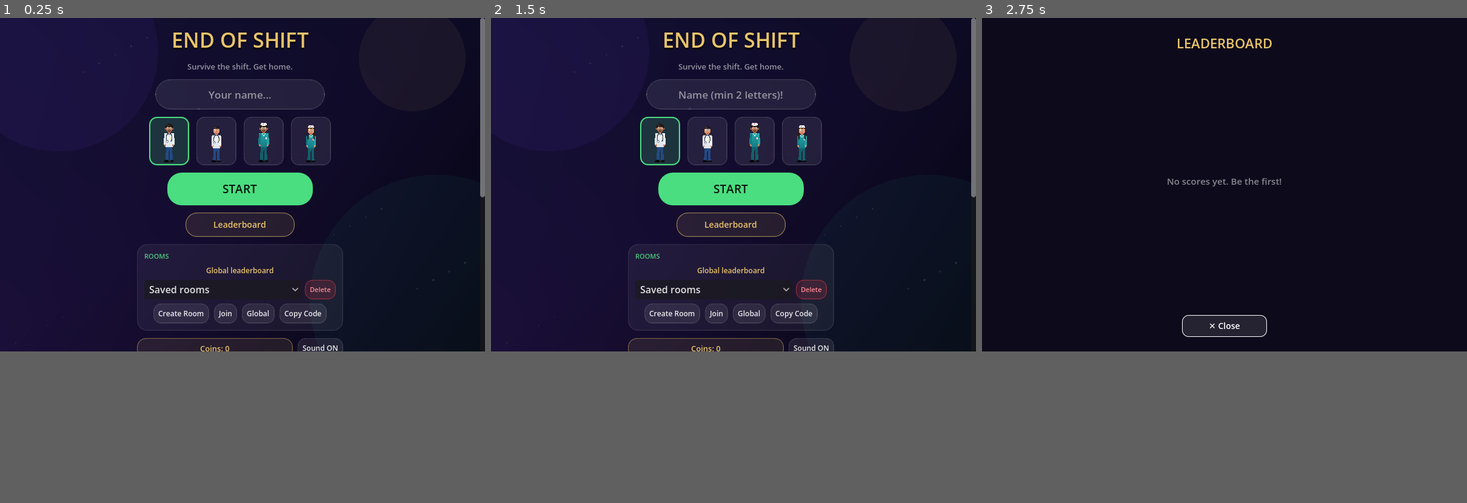
Above: before the commit, frames 1-3 (left to right).
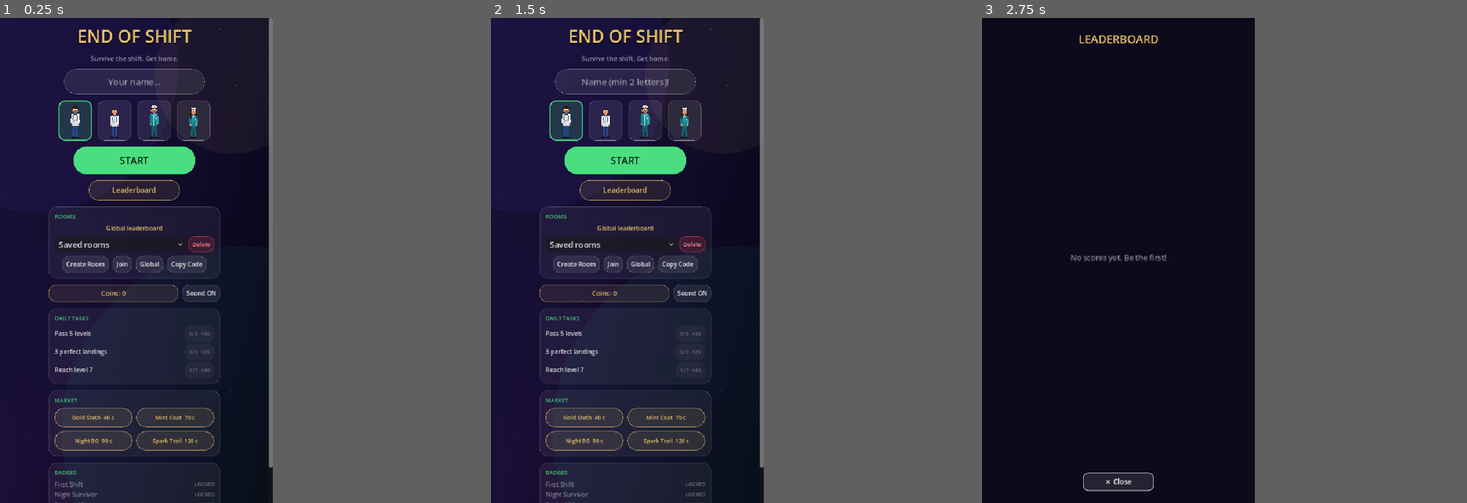
Above: after the commit, the same moments.

Repository: dribrahimyilmaz-sketch/end-of-shift-
Game: Godot game, scene res://scenes/Main.tscn
Two runs of this game, one before a commit and one after it. Both use one fixed random seed, a clock stepped at 60 frames per second and the inputs below.
Inputs:
- Up to frame 1 (0.25 s): no input
- Up to frame 2 (1.5 s): click "START" at 0.5 s; click "START" at 1.25 s
- Up to frame 3 (2.75 s): click "Leaderboard" at 2 s
In our replay, the window is 800x550 before the commit and 450x800 after it. These sizes can differ from the game's own. Grey fills any space a smaller window leaves; there, only what the larger window draws over its background counts as a difference.

The runs differ from the first frame. In frame 1, 17% of the frame differs, in the area x 9-100%, y 0-100%; in frame 2, 17%; in frame 3, 2.0%.

Commit message:
Portrait orientation + tighter zoom for one-handed mobile play
- Base viewport 540x960 portrait, stretch keep_width (consistent
  horizontal zoom -> ~2 platforms on screen), handheld orientation
  locked to portrait
- Desktop preview window defaults to a portrait 432x768
- Re-exported web build in docs/ to match

Co-Authored-By: Claude Opus 4.8 <noreply@anthropic.com>

Diff:
--- a/project.godot
+++ b/project.godot
@@ -23,12 +23,13 @@
 
 [display]
 
-window/size/viewport_width=800
-window/size/viewport_height=550
-window/size/mode=2
+window/size/viewport_width=540
+window/size/viewport_height=960
+window/size/window_width_override=432
+window/size/window_height_override=768
 window/stretch/mode="canvas_items"
-window/stretch/aspect="expand"
-window/handheld/orientation=4
+window/stretch/aspect="keep_width"
+window/handheld/orientation=1
 
 [input_devices]
 
--- /dev/null
+++ b/test/TestPortrait.gd
@@ -0,0 +1,51 @@
+extends Node
+## Portrait smoke test: force a portrait window, play into GAME, capture HUD + zoom.
+
+var game: Node2D
+
+
+func _ready() -> void:
+	get_window().mode = Window.MODE_WINDOWED
+	get_window().size = Vector2i(432, 768)
+	var main: Node2D = load("res://scenes/Main.tscn").instantiate()
+	add_child(main)
+	game = main
+	_run()
+
+
+func _wait(t: float) -> void:
+	await get_tree().create_timer(t).timeout
+
+
+func _shot(name: String) -> void:
+	await RenderingServer.frame_post_draw
+	get_viewport().get_texture().get_image().save_png("user://portrait_%s.png" % name)
+	print("[PORTRAIT] shot ", name, " w=", game.w, " h=", game.h)
+
+
+func _run() -> void:
+	await _wait(0.4)
+	Meta.player_name = "nimet"
+	Meta.avatar = "maleDoctor"
+	game.menu.visible = false
+	game.start_game(2)
+	game.scn = "GAME"
+	game.state = "WAITING"
+	game.score = 29
+	game.lives = 2
+	await _wait(0.3)
+	await _shot("waiting")
+	# land a few platforms so we can see the walk + zoom mid-run
+	for i in 3:
+		var np: Dictionary = game.plats[game.ci + 1]
+		game.stick_len = (np["x"] + np["w"] / 2.0) - game.piv_x()
+		game.stick_ang = 0.0
+		game.state = "FALLING"
+		var guard := 0
+		while game.state != "WAITING" and game.scn == "GAME" and guard < 2000:
+			game._update(1.0 / 60.0)
+			guard += 1
+	await _wait(0.2)
+	await _shot("mid")
+	print("[PORTRAIT] OK")
+	get_tree().quit()
--- /dev/null
+++ b/test/TestPortrait.tscn
@@ -0,0 +1,6 @@
+[gd_scene load_steps=2 format=3]
+
+[ext_resource type="Script" path="res://test/TestPortrait.gd" id="1_p"]
+
+[node name="TestPortraitRoot" type="Node"]
+script = ExtResource("1_p")
Not shown, added: test/TestPortrait.gd.uid
Not shown, changed: docs/index.html
Not shown, changed: docs/index.pck
